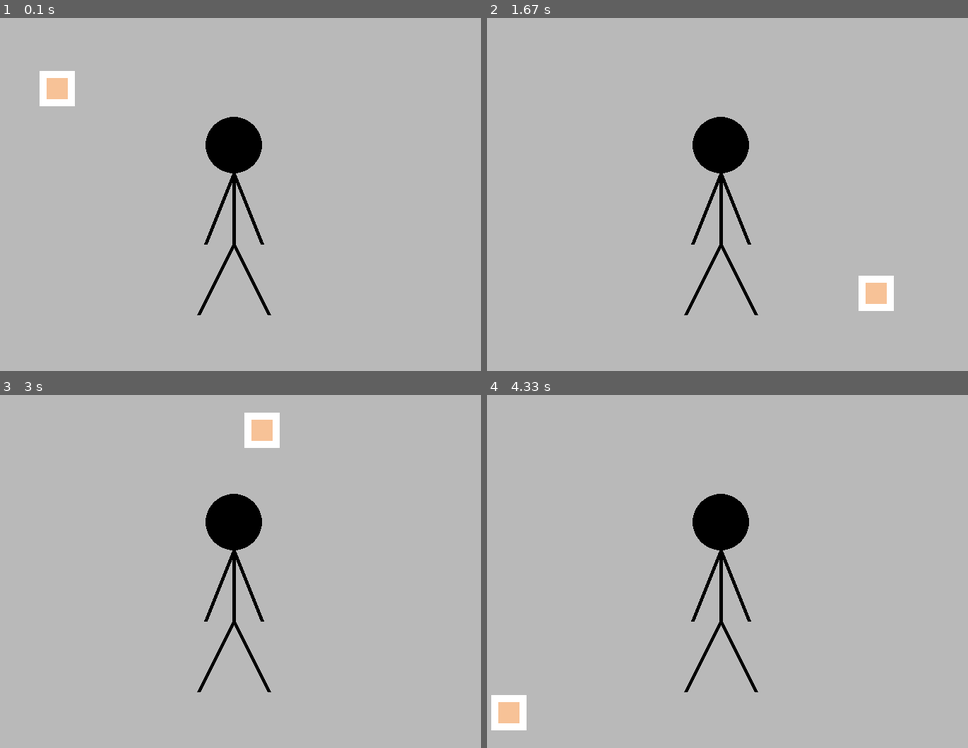
Above: before the commit, frames 1-4 (two rows, left to right).
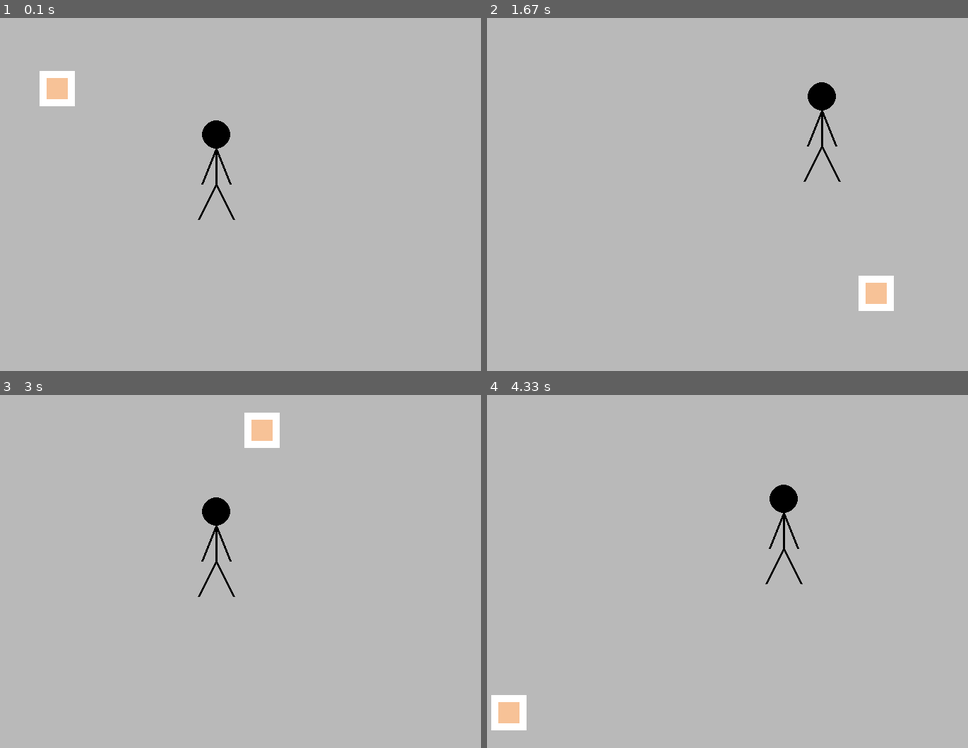
Above: after the commit, the same moments.

Repository: isabelbrandin/pygame-test
Game: pygame game, started from test.py
Same seed, same stepped clock (60 frames per second), same inputs: the game is played once before the commit and once after it.
Inputs:
- Up to frame 1 (0.1 s): no input
- Up to frame 2 (1.67 s): hold Right 0.33-0.8 s; hold Up 0.83-1.13 s; hold Right 1.17-1.63 s
- Up to frame 3 (3 s): hold Left 1.67-2.2 s; hold Down 2.23-2.53 s; hold Left 2.57-2.97 s
- Up to frame 4 (4.33 s): hold Up 3-3.37 s; hold Right 3.4-4.03 s; hold Down from 4.07 s (still down)

The runs differ from the first frame. In frame 1, 2.0% of the frame differs, in the area x 40-57%, y 28-85%; in frame 2, 2.8%, in the area x 40-74%, y 18-85%; in frame 3, 2.0%; in frame 4, 2.8%.

Commit message:
Lagt till controller till sträck gubben

Diff:
--- a/test.py
+++ b/test.py
@@ -2,12 +2,12 @@
 import math
 
 def draw_stick_figure(screen, x, y):
-    pygame.draw.ellipse(screen, BLACK, [10 + x, -10 + y, 80, 80], 0)
-    pygame.draw.line(screen, BLACK, [50 + x, 170 + y], [100 + x, 270 + y], 5)
-    pygame.draw.line(screen, BLACK, [50 + x, 170 + y], [x, 270 + y], 5)
-    pygame.draw.line(screen, BLACK, [50 + x, 170 + y], [50 + x, 70 + y], 5)
-    pygame.draw.line(screen, BLACK, [50 + x, 70 + y], [90 + x, 170 + y], 5)
-    pygame.draw.line(screen, BLACK, [50 + x, 70 + y], [10 + x, 170 + y], 5)
+    pygame.draw.ellipse(screen, BLACK, [5 + x, -5 + y, 40, 40], 0)
+    pygame.draw.line(screen, BLACK, [25 + x, 85 + y], [50 + x, 135 + y], 3)
+    pygame.draw.line(screen, BLACK, [25 + x, 85 + y], [x, 135 + y], 3)
+    pygame.draw.line(screen, BLACK, [25 + x, 85 + y], [25 + x, 35 + y], 3)
+    pygame.draw.line(screen, BLACK, [25 + x, 35 + y], [45 + x, 85 + y], 3)
+    pygame.draw.line(screen, BLACK, [25 + x, 35 + y], [5 + x, 85 + y], 3)
 
 pygame.init()
 
@@ -31,17 +31,39 @@
 rect_y = 50
 rect_change_x = 5
 rect_change_y = 5
+x_speed = 0
+y_speed = 0
+x_coord = 300
+y_coord = 150
 
 # -------- Main Program Loop -----------
 while not done:
     for event in pygame.event.get(): # User did something
         if event.type == pygame.QUIT: # If user clicked close
             done = True # Flag that we are done so we exit this loop
+        # --- Drawing code should go here
+        elif event.type == pygame.KEYDOWN:
+            if event.key == pygame.K_LEFT:
+                x_speed = -3
+            elif event.key == pygame.K_RIGHT:
+                x_speed = 3
+            elif event.key == pygame.K_UP:
+                y_speed = -3
+            elif event.key == pygame.K_DOWN:
+                y_speed = 3
+
+        elif event.type == pygame.KEYUP:
+            if event.key == pygame.K_LEFT or event.key == pygame.K_RIGHT:
+                x_speed = 0
+            elif event.key == pygame.K_UP or event.key == pygame.K_DOWN:
+                y_speed = 0
 
     screen.fill(GREY)
-    # --- Drawing code should go here
 
-    draw_stick_figure(screen, 300, 150)
+    x_coord += x_speed
+    y_coord += y_speed
+
+    draw_stick_figure(screen, x_coord, y_coord)
 
     pygame.draw.rect(screen, WHITE, [rect_x, rect_y, 50, 50])
     pygame.draw.rect(screen, LIGHT_ORANGE, [rect_x + 10, rect_y + 10, 30, 30])
